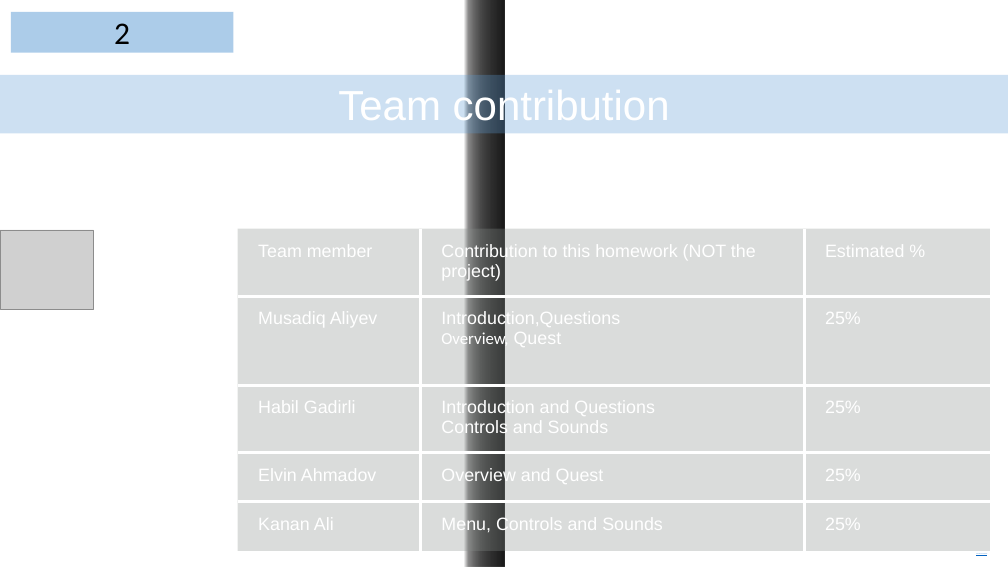
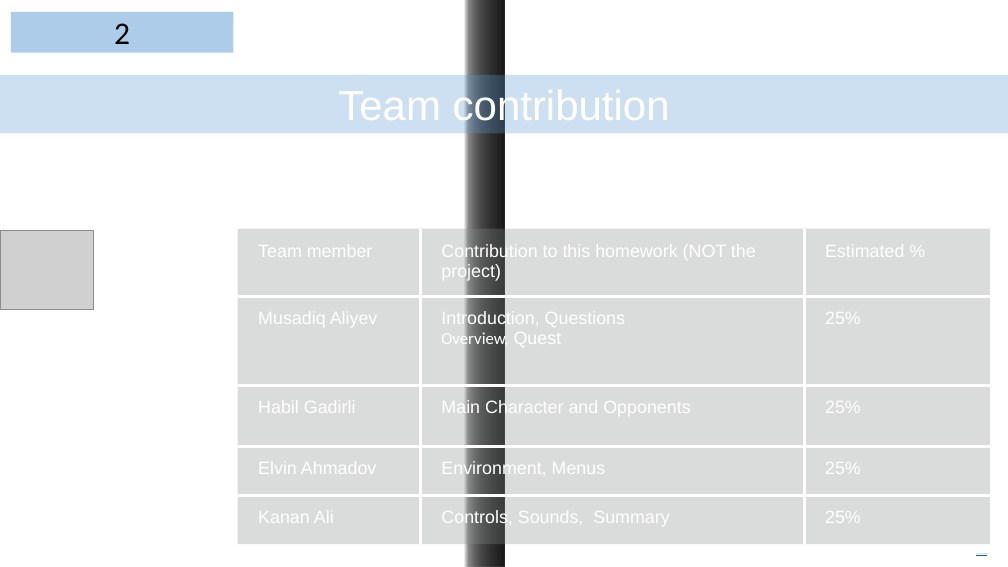
Before and after one commit to ADA-SITE-CSCI4836-2018-Fall/class-game-project-game-ops, a slide deck: slide 2 of CSCI4836-HW04-Presentation.pptx. Drawn at 1008x567 pixels with LibreOffice and Linux fonts; fonts in the diff are those of the drawing; grey boxes stand for pictures; background and template pictures are left out. Boxes give left, top, right and bottom in pixels: in the first picture for what was removed or moved away, otherwise in the second. Text is boxed around its words. In the diff, an @@ line names an element or a change of style, - is before the commit and + after.

```diff
--- a/CSCI4836-HW04-Presentation.pptx
+++ b/CSCI4836-HW04-Presentation.pptx
@@ table at [237, 228, 990, 544] @@
-row 2, column 2: Introduction,Questions / Overview, Quest
+row 2, column 2: Introduction, Questions / Overview, Quest
-row 3, column 2: Introduction and Questions / Controls and Sounds
+row 3, column 2: Main Character and Opponents
-row 4, column 2: Overview and Quest
+row 4, column 2: Environment, Menus
-row 5, column 2: Menu, Controls and Sounds
+row 5, column 2: Controls, Sounds, Summary
```
Also in this commit, not shown: 1 other slide changed, 5 slides added, 8 slides removed.
